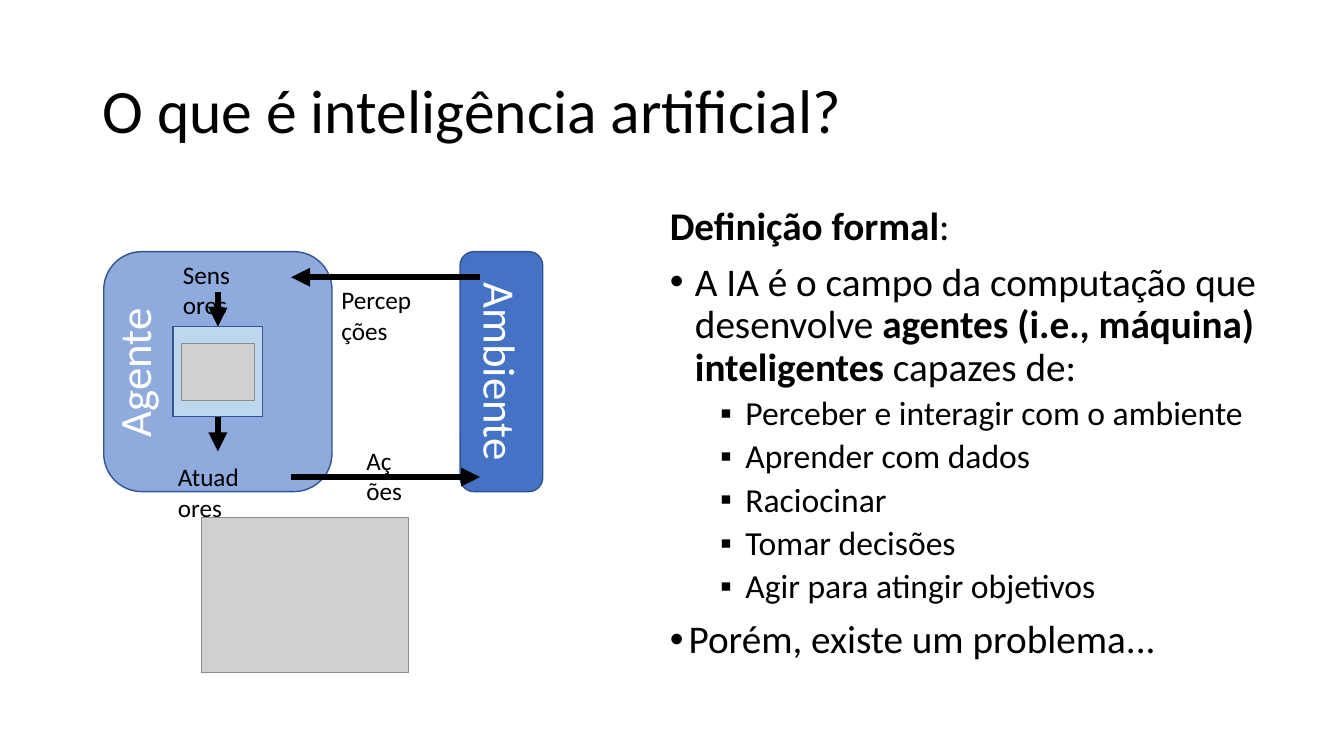
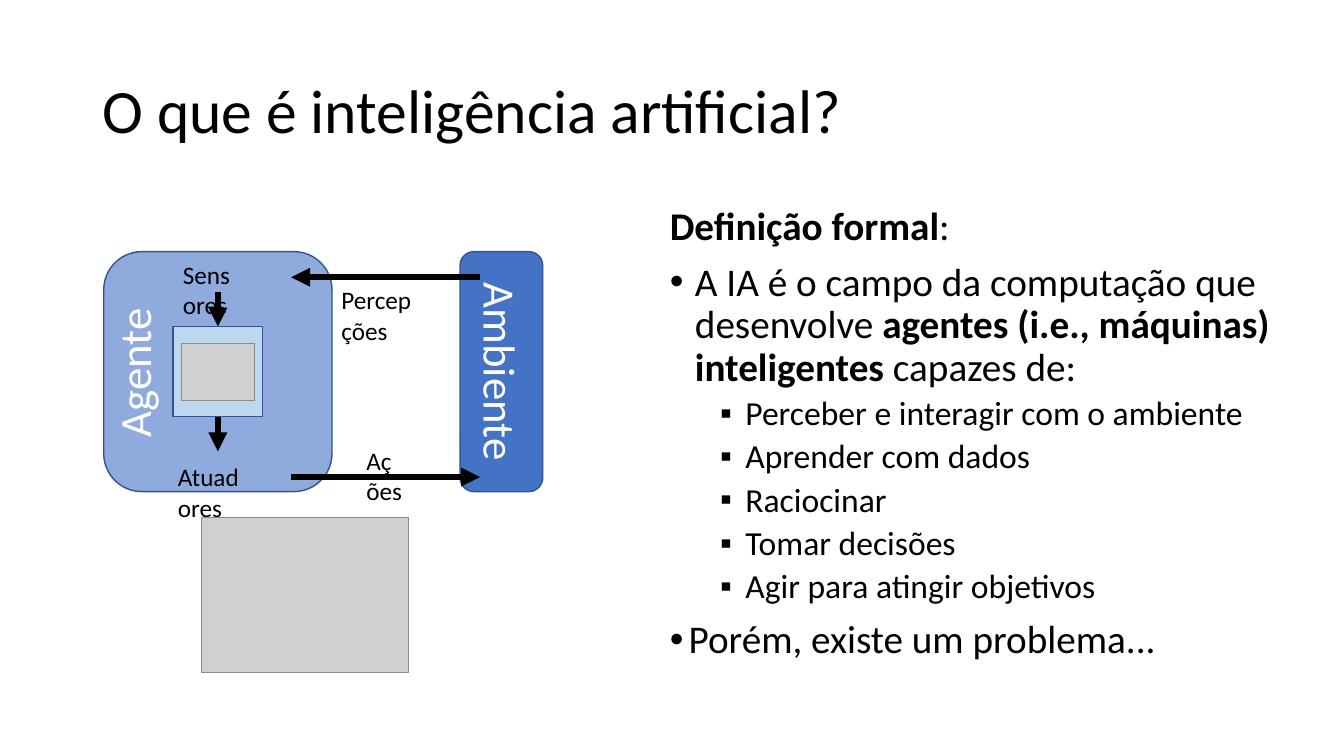
Before and after one commit to zz4fap/t319_aprendizado_de_maquina, a slide deck: slide 12 of slides/T319_Introdução.pptx. Drawn at 1344x756 pixels with LibreOffice and Linux fonts; fonts in the diff are those of the drawing; grey boxes stand for pictures. Boxes give left, top, right and bottom in pixels: in the first picture for what was removed or moved away, otherwise in the second. Text is boxed around its words. In the diff, an @@ line names an element or a change of style, - is before the commit and + after.

```diff
--- a/slides/T319_Introdução.pptx
+++ b/slides/T319_Introdução.pptx
@@ text at bbox=[695, 268, 1270, 388]: text changed @@
-• A IA é o campo da computação que desenvolve agentes (i.e., máquina) inteligentes capazes de:
+• A IA é o campo da computação que desenvolve agentes (i.e., máquinas) inteligentes capazes de:
```
Also in this commit, not shown: 2 other slides changed, 1 slide added.
